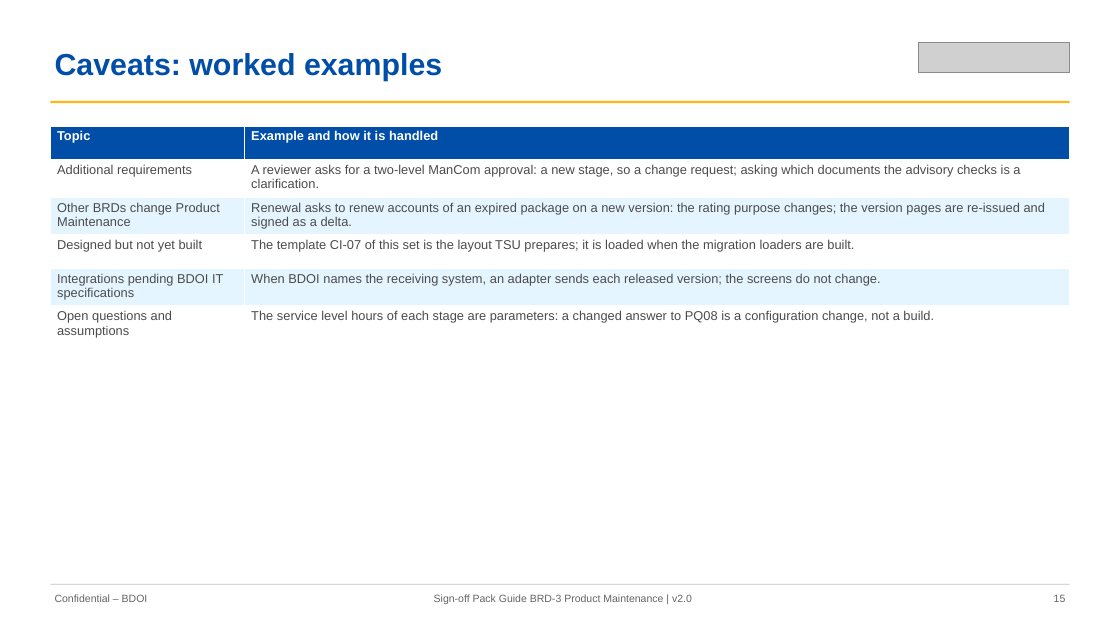
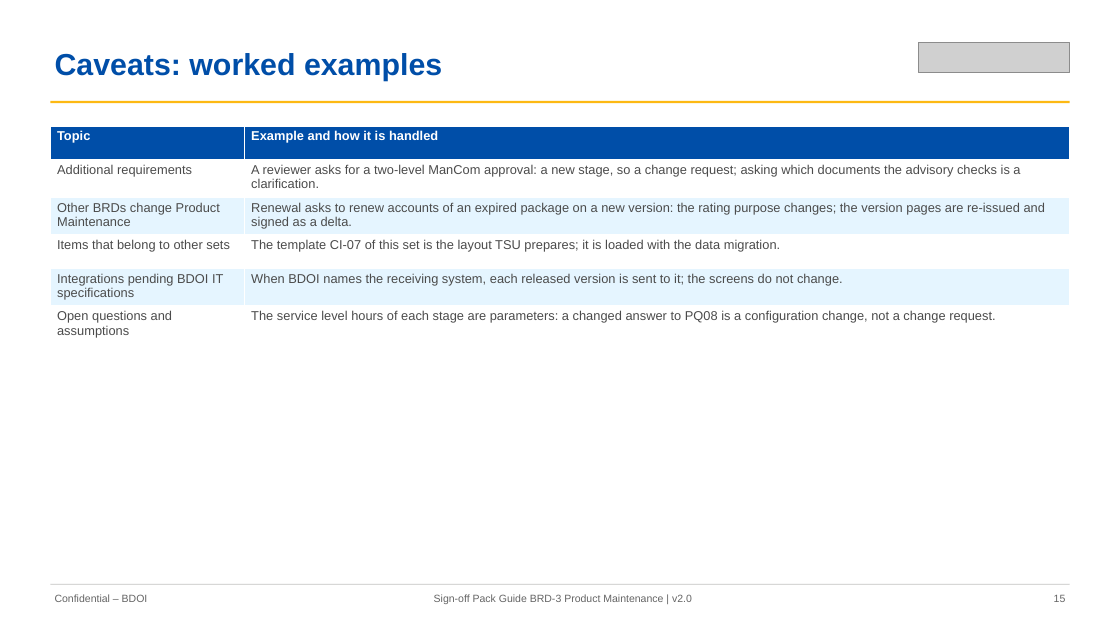
Before and after one commit to IortaTexhNXT-DEV/FinVerse, a slide deck: slide 15 of docs/deliverables/out/Drop-0_Setup_and_Data_Migration/BRD-03_Product_Maintenance/01_BIBS_GuideDeck_BRD-03_Product_Maintenance_v2.0.pptx. Drawn at 1120x630 pixels with LibreOffice and Linux fonts; fonts in the diff are those of the drawing; grey boxes stand for pictures. Boxes give left, top, right and bottom in pixels: in the first picture for what was removed or moved away, otherwise in the second. Text is boxed around its words. In the diff, an @@ line names an element or a change of style, - is before the commit and + after.

Commit message:
Rebuild the BRD-01, BRD-03 and BRD-11 sign-off sets v2.0 (00-06) with the retaken screenshots; record names in words in the not found messages read from the code; BRD-12 personas in the BRD-11 role matrix

```diff
--- a/docs/deliverables/out/Drop-0_Setup_and_Data_Migration/BRD-03_Product_Maintenance/01_BIBS_GuideDeck_BRD-03_Product_Maintenance_v2.0.pptx
+++ b/docs/deliverables/out/Drop-0_Setup_and_Data_Migration/BRD-03_Product_Maintenance/01_BIBS_GuideDeck_BRD-03_Product_Maintenance_v2.0.pptx
@@ table at <box>50,126,1070,341</box> @@
-row 4, column 1: Designed but not yet built
+row 4, column 1: Items that belong to other sets
-row 4, column 2: The template CI-07 of this set is the layout TSU prepares; it is loaded when the migration loaders are built.
+row 4, column 2: The template CI-07 of this set is the layout TSU prepares; it is loaded with the data migration.
-row 5, column 2: When BDOI names the receiving system, an adapter sends each released version; the screens do not change.
+row 5, column 2: When BDOI names the receiving system, each released version is sent to it; the screens do not change.
-row 6, column 2: The service level hours of each stage are parameters: a changed answer to PQ08 is a configuration change, not a build.
+row 6, column 2: The service level hours of each stage are parameters: a changed answer to PQ08 is a configuration change, not a change request.
```
Also in this commit, not shown: 10 other slides changed, 30 other files.
